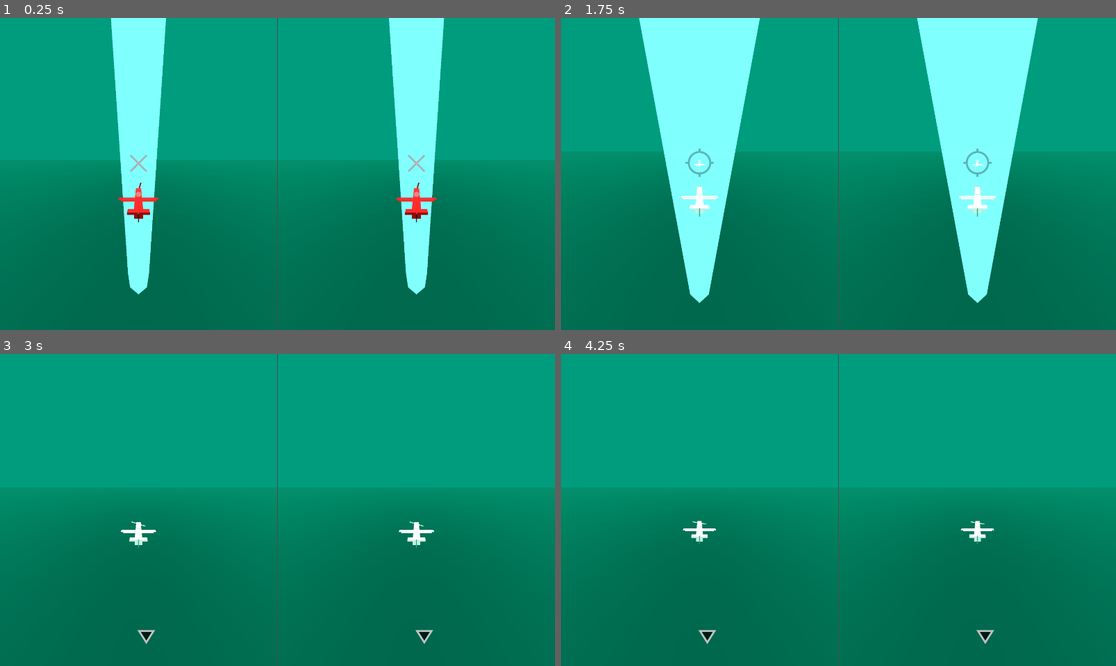
Above: before the commit, frames 1-4 (two rows, left to right).
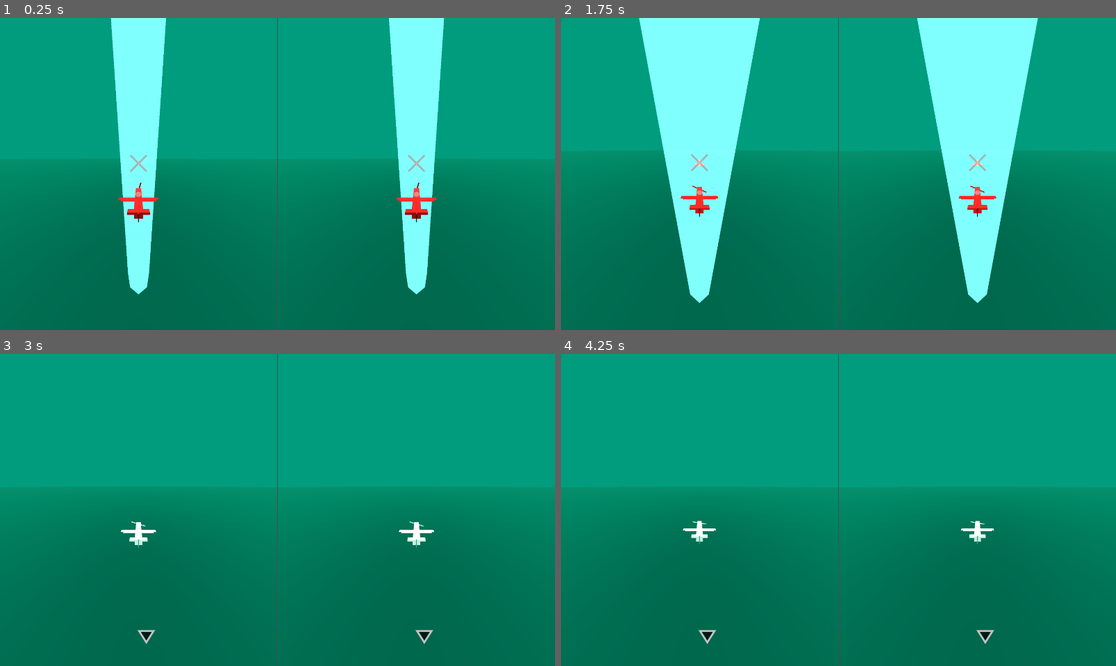
Above: after the commit, the same moments.

Repository: proximadams/Paper-Pilots
Game: Godot game, scene res://scenes/level.tscn
Same seed, same stepped clock (60 frames per second), same inputs: the game is played once before the commit and once after it.
Inputs:
- Up to frame 1 (0.25 s): no input
- Up to frame 2 (1.75 s): no input
- Up to frame 3 (3 s): no input
- Up to frame 4 (4.25 s): no input

The runs differ from the first frame. In frame 2, 0.7% of the frame differs, in the area x 21-79%, y 41-64%; in frame 3, less than 0.1%; in frame 4, less than 0.1%.

Commit message:
more forgiving aim assist

Diff:
--- a/scenes/level.tscn
+++ b/scenes/level.tscn
@@ -95,6 +95,7 @@
 transform = Transform3D(1, 0, 0, 0, 0.886204, 0.463296, 0, -0.463296, 0.886204, 0, 5, 37.5)
 current = true
 fov = 135.0
+far = 10000.0
 script = ExtResource("1_w7c3h")
 followTarget = NodePath("../../../../Player1/CameraFollow")
 lookAtTarget = NodePath("../../../../Player1/CameraLookAt")
@@ -121,6 +122,7 @@
 transform = Transform3D(-1, 4.05026e-08, -7.74744e-08, 0, 0.886204, 0.463296, 8.74228e-08, 0.463296, -0.886204, 0, 5, -37.5)
 current = true
 fov = 135.0
+far = 10000.0
 script = ExtResource("1_w7c3h")
 followTarget = NodePath("../../../../Player2/CameraFollow")
 lookAtTarget = NodePath("../../../../Player2/CameraLookAt")
--- a/scenes/player.tscn
+++ b/scenes/player.tscn
@@ -146,7 +146,7 @@
 }
 
 [sub_resource type="ConvexPolygonShape3D" id="ConvexPolygonShape3D_qhqgy"]
-points = PackedVector3Array(0, 0, 10000, 0, 2000, 10000, 0, -2000, 10000, 2000, 0, 10000, -2000, 0, 10000, 1414, 1414, 10000, 1414, -1414, 10000, -1414, 1414, 10000, -1414, -1414, 10000, 0, 0, 0)
+points = PackedVector3Array(0, 0, 10000, 0, 4000, 10000, 0, -4000, 10000, 4000, 0, 10000, -4000, 0, 10000, 2828, 2828, 10000, 2828, -2828, 10000, -2828, 2828, 10000, -2828, -2828, 10000, 0, 0, 0)
 
 [node name="Player" type="CharacterBody3D" node_paths=PackedStringArray("gunShots", "gunShotsAnim", "leftMoveableWing", "rightMoveableWing", "propellor", "rectangles")]
 collision_layer = 0
